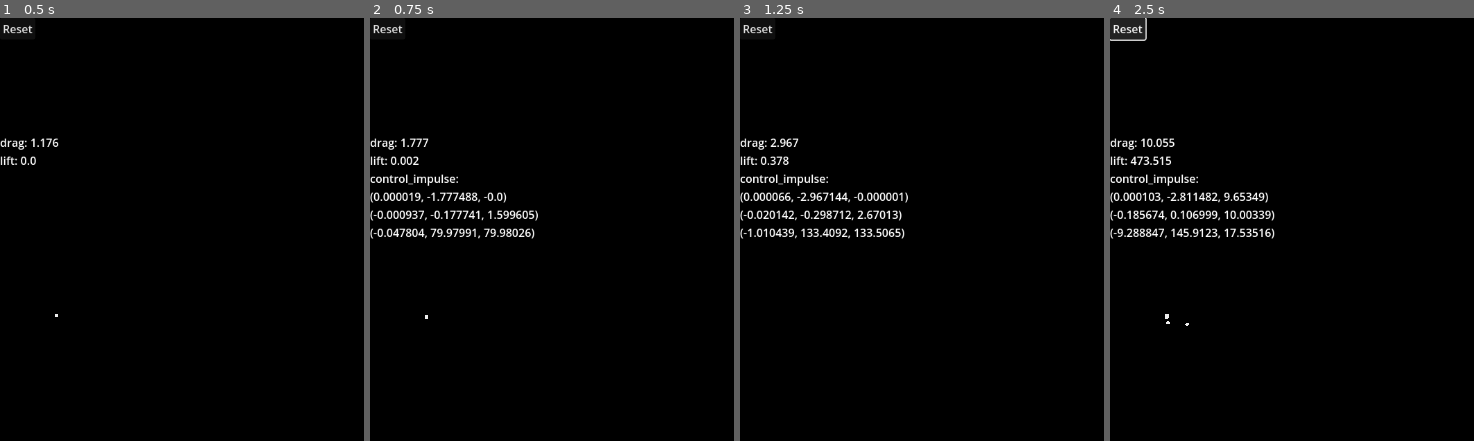
Above: before the commit, frames 1-4 (left to right).
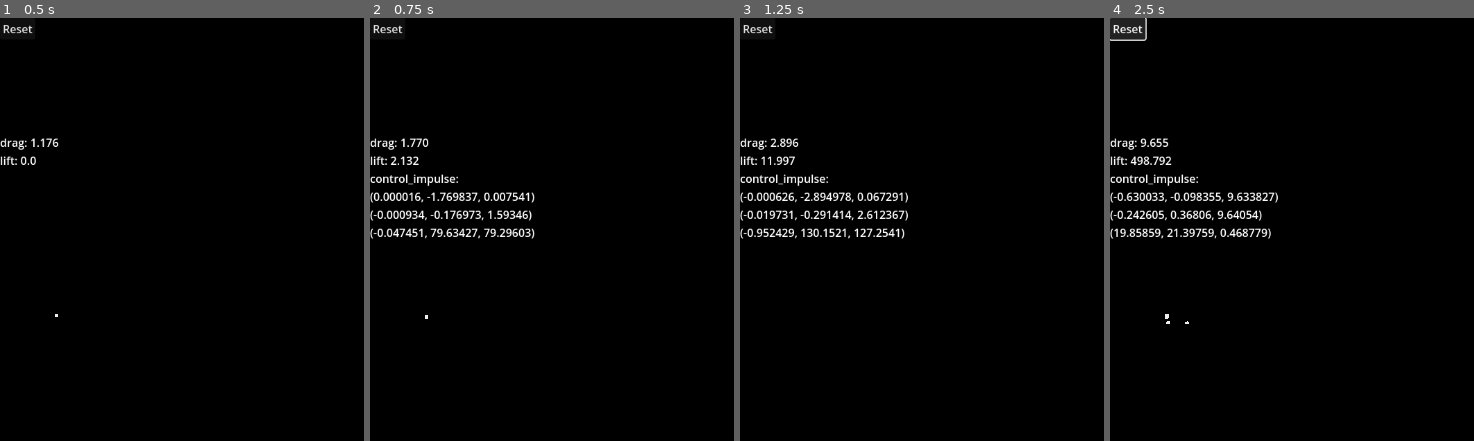
Above: after the commit, the same moments.

Repository: sjgillGit/gwj88
Game: Godot game, scene res://PhysicsTest/FloatTest.tscn
Two runs of this game, one before a commit and one after it. Both use one fixed random seed, a clock stepped at 60 frames per second and the inputs below. The project has no main scene, so this scene is started directly.
Inputs:
- Up to frame 1 (0.5 s): no input
- Up to frame 2 (0.75 s): tap Enter at 0.5 s; hold D (move_right) from 0.53 s (still down)
- Up to frame 3 (1.25 s): keep holding D (move_right)
- Up to frame 4 (2.5 s): release D (move_right) at 1.25 s; click "Reset" at 1.25 s; hold S (move_down) from 2.03 s (still down)

Frame 1 is identical in both runs. In frame 2, 1.0% of the frame differs, in the area x 5-47%, y 28-52%; in frame 3, 1.4%; in frame 4, 2.1%, in the area x 0-47%, y 28-73%.

Commit message:
Fix control envelope curve

Diff:
--- a/PhysicsTest/deer.tscn
+++ b/PhysicsTest/deer.tscn
@@ -9,7 +9,8 @@
 [ext_resource type="Script" uid="uid://c88aij3a2s167" path="res://PhysicsTest/follow_cam.gd" id="7_nv1pf"]
 
 [sub_resource type="Curve" id="Curve_wqsbj"]
-_data = [Vector2(0, 0), 0.0, 0.0, 0, 0, Vector2(0.20157066, 1), 0.0, 0.0, 0, 0, Vector2(0.7984293, 1), 0.0, 0.0, 0, 0, Vector2(1, 0), 0.0, 0.0, 0, 0]
+_limits = [0.0, 1.0, 0.0, 1000.0]
+_data = [Vector2(0, 0), 0.0, 0.0, 0, 0, Vector2(2.2883282, 1), 0.0, 0.0, 0, 0, Vector2(740.8377, 1), 0.0, 0.0, 0, 0, Vector2(1000, 0), 0.0, 0.0, 0, 0]
 point_count = 4
 
 [sub_resource type="CapsuleMesh" id="CapsuleMesh_mhl8m"]
